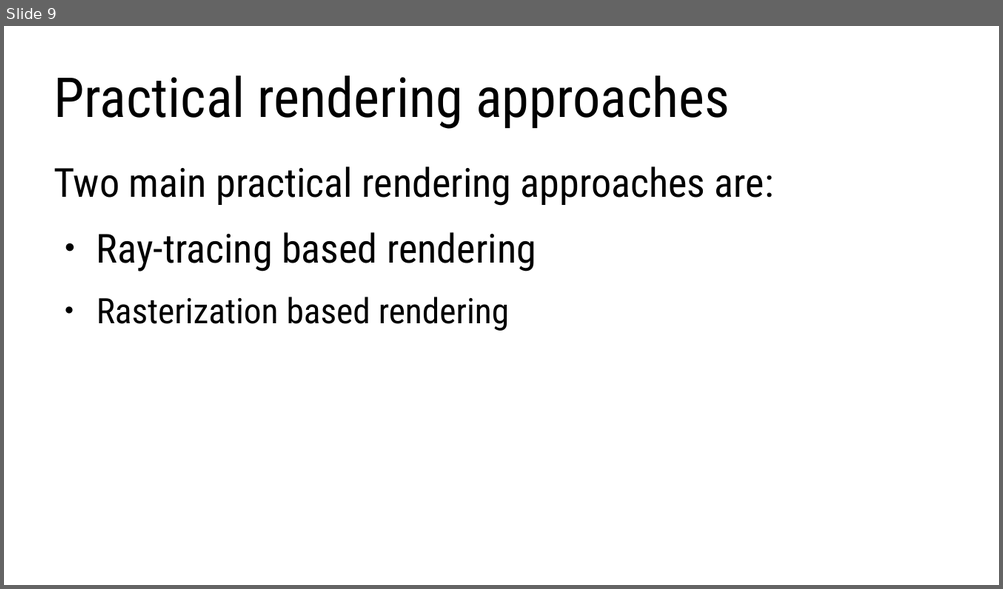
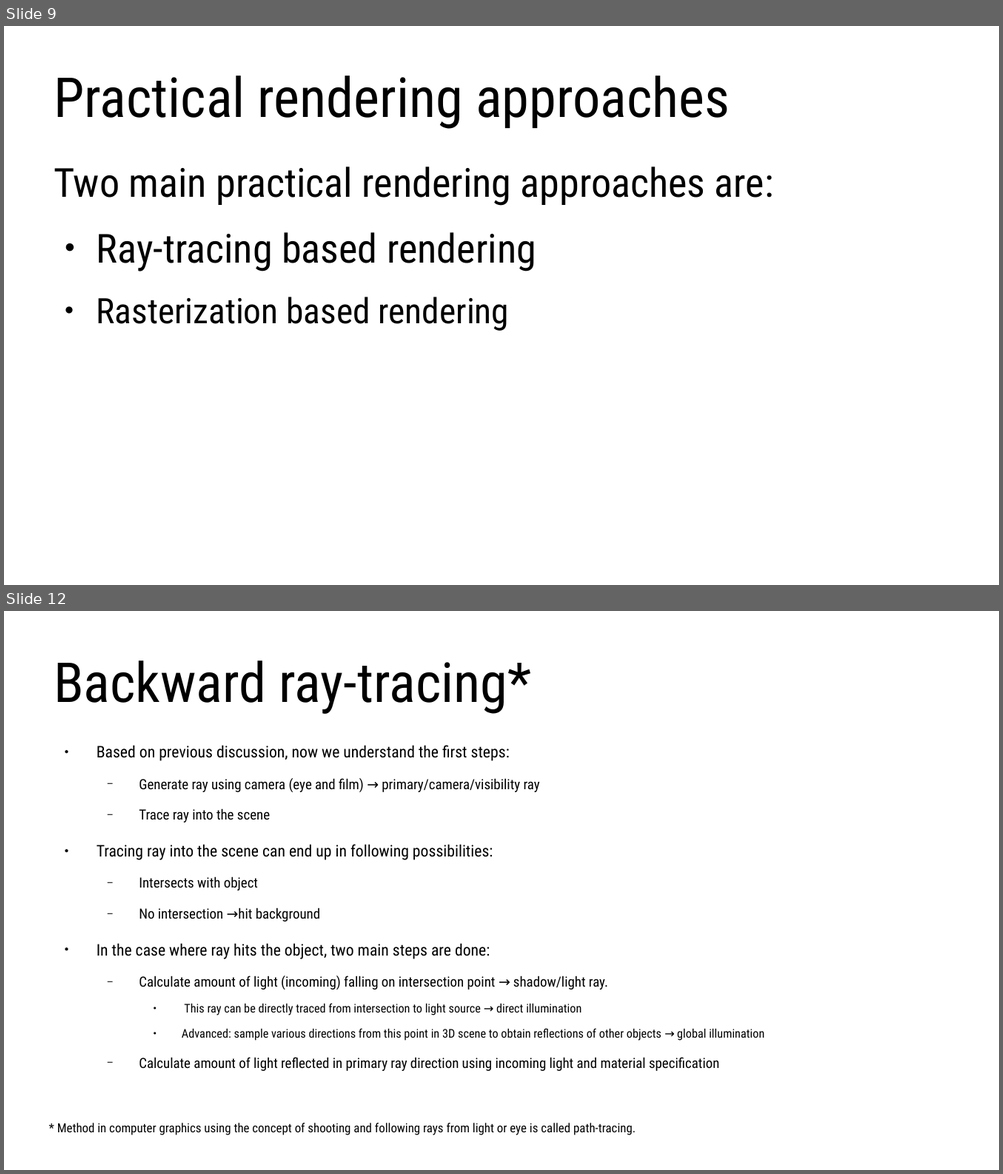
Before and after one commit to lorentzo/IntroductionToComputerGraphics, a slide deck: lectures/foundations_rendering/foundations_rendering.odp. Shown one above the other, each under a label of ours: slide 9 before the commit, slides 9 and 12 after it; the slides between them are not shown. The pictures are 1003x589 and 1003x1174 pixels, drawn with LibreOffice and Linux fonts; fonts in the diff are those of the drawing. Boxes give left, top, right and bottom in pixels: in the first picture for what was removed or moved away, otherwise in the second. Text is boxed around its words. In the diff, an @@ line names an element or a change of style, - is before the commit and + after.

```diff
--- a/lectures/foundations_rendering/foundations_rendering.odp
+++ b/lectures/foundations_rendering/foundations_rendering.odp
@@ slide 12 added at [4, 611, 999, 1170], background #FFFFFF @@
@@ title added at [54, 661, 531, 714], 44 pt, text #000000 @@
+Backward ray-tracing*
@@ text added at [96, 745, 764, 1071], 11.2 pt, text #000000 @@
+● Based on previous discussion, now we understand the first steps:
+  − Generate ray using camera (eye and film) → primary/camera/visibility ray
+  − Trace ray into the scene
+● Tracing ray into the scene can end up in following possibilities:
+  − Intersects with object
+  − No intersection →hit background
+● In the case where ray hits the object, two main steps are done:
+  − Calculate amount of light (incoming) falling on intersection point → shadow/light ray.
+    ● This ray can be directly traced from intersection to light source → direct illumination
+    ● Advanced: sample various directions from this point in 3D scene to obtain reflections of other objects → global illumination
+  − Calculate amount of light reflected in primary ray direction using incoming light and material specification
@@ text added at [57, 1123, 635, 1136], 10 pt, text #000000 @@
+* Method in computer graphics using the concept of shooting and following rays from light or eye is called path-tracing.
```
Also in this commit, not shown: 5 other slides added, 1 slide removed, 3 other files.
